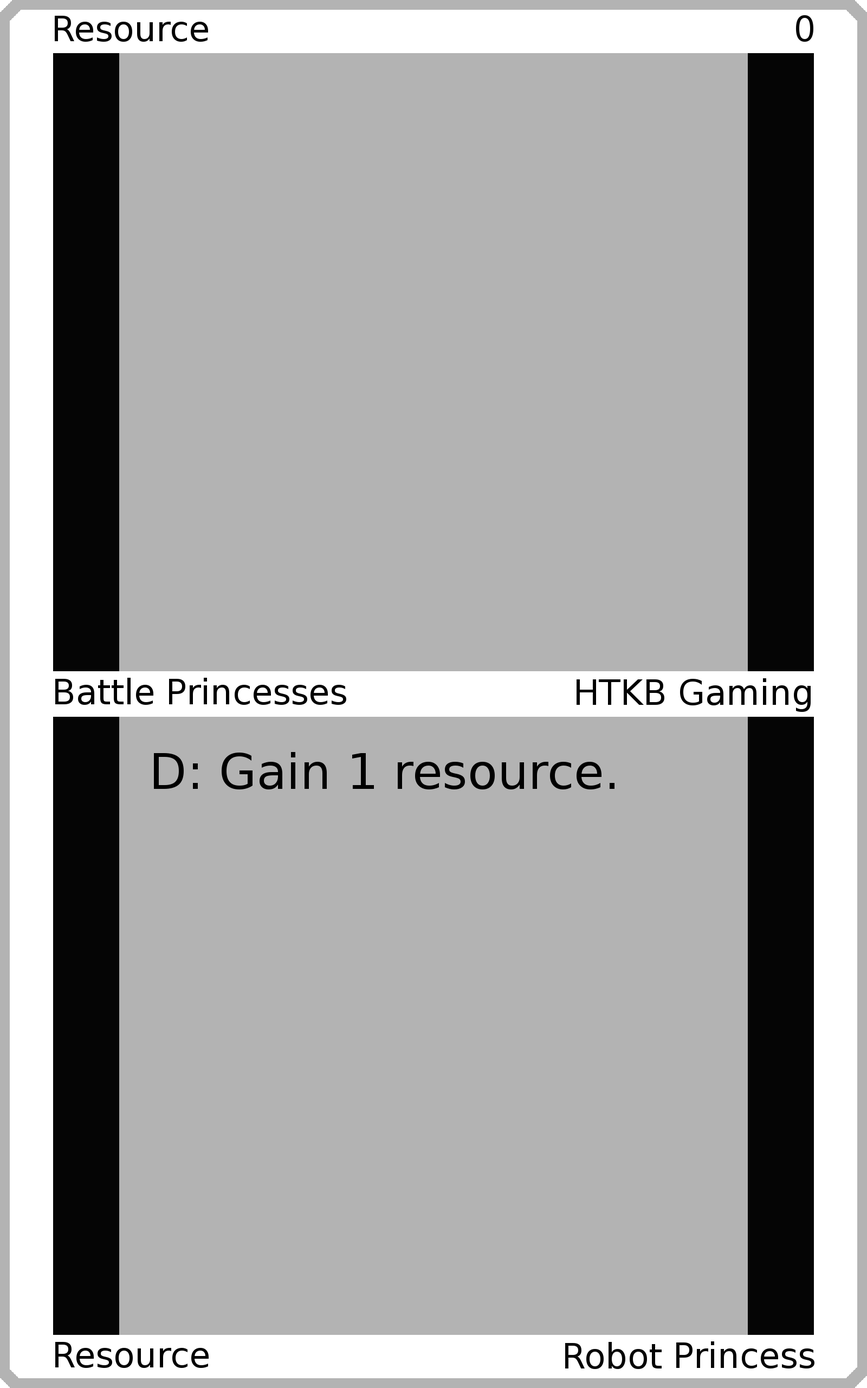
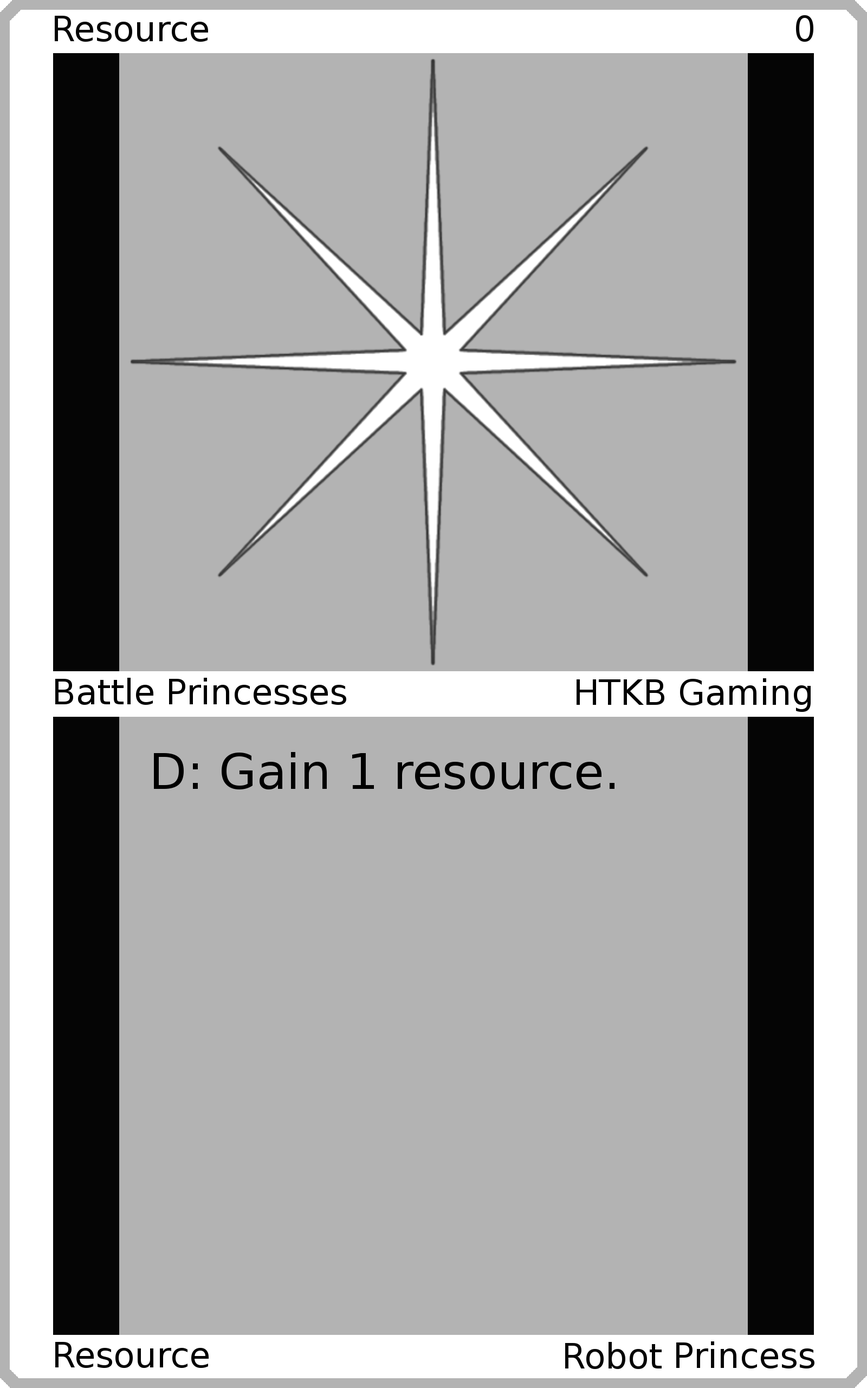
The second 867 × 1388 image is a revision of the first. Changes to its layers:
added layer "Art" above "Top Background" over box(129, 57, 738, 666)
